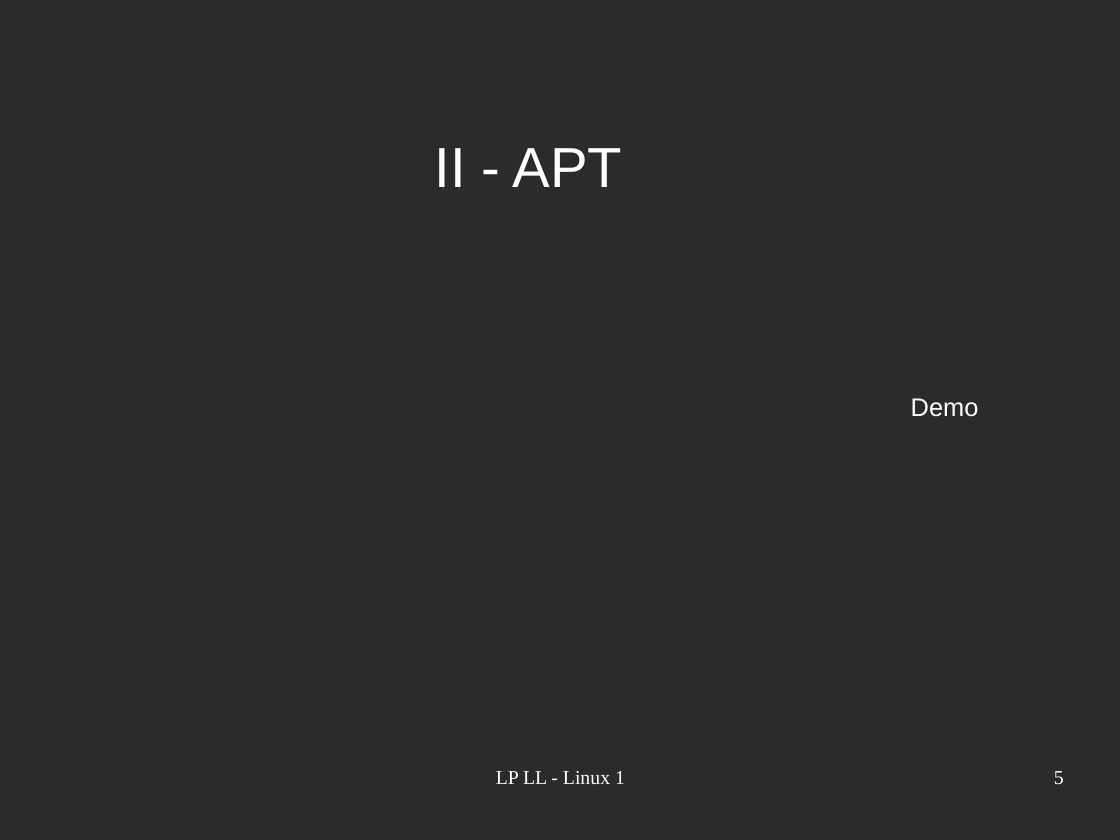
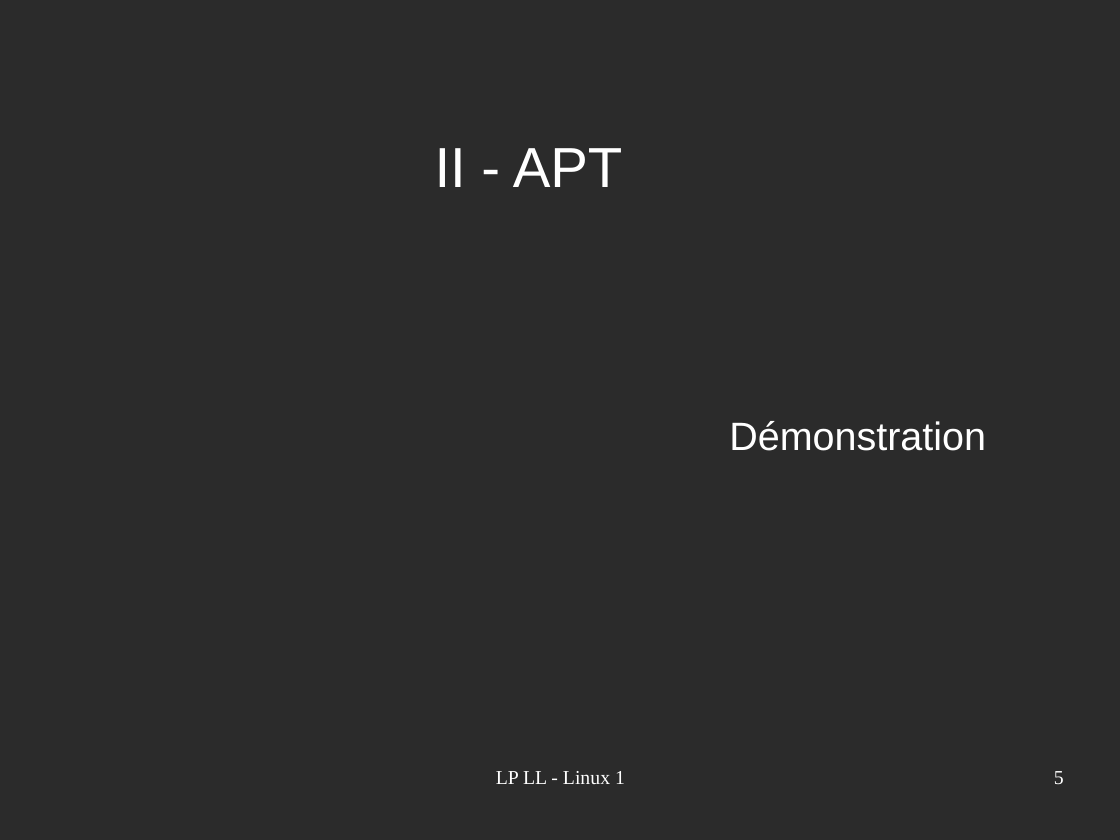
Before and after one commit to acherruau/projetlinux, a slide deck: slide 5 of Linux.odp. Drawn at 1120x840 pixels with LibreOffice and Linux fonts; fonts in the diff are those of the drawing; background and template pictures are left out; a plain dark background stands for a picture behind light text. Boxes give left, top, right and bottom in pixels: in the first picture for what was removed or moved away, otherwise in the second. Text is boxed around its words. In the diff, an @@ line names an element or a change of style, - is before the commit and + after.

Commit message:
modif

```diff
--- a/Linux.odp
+++ b/Linux.odp
@@ text at <box>729,421,986,451</box>: text changed; size 18 to 28 pt @@
-Demo
+Démonstration
```
